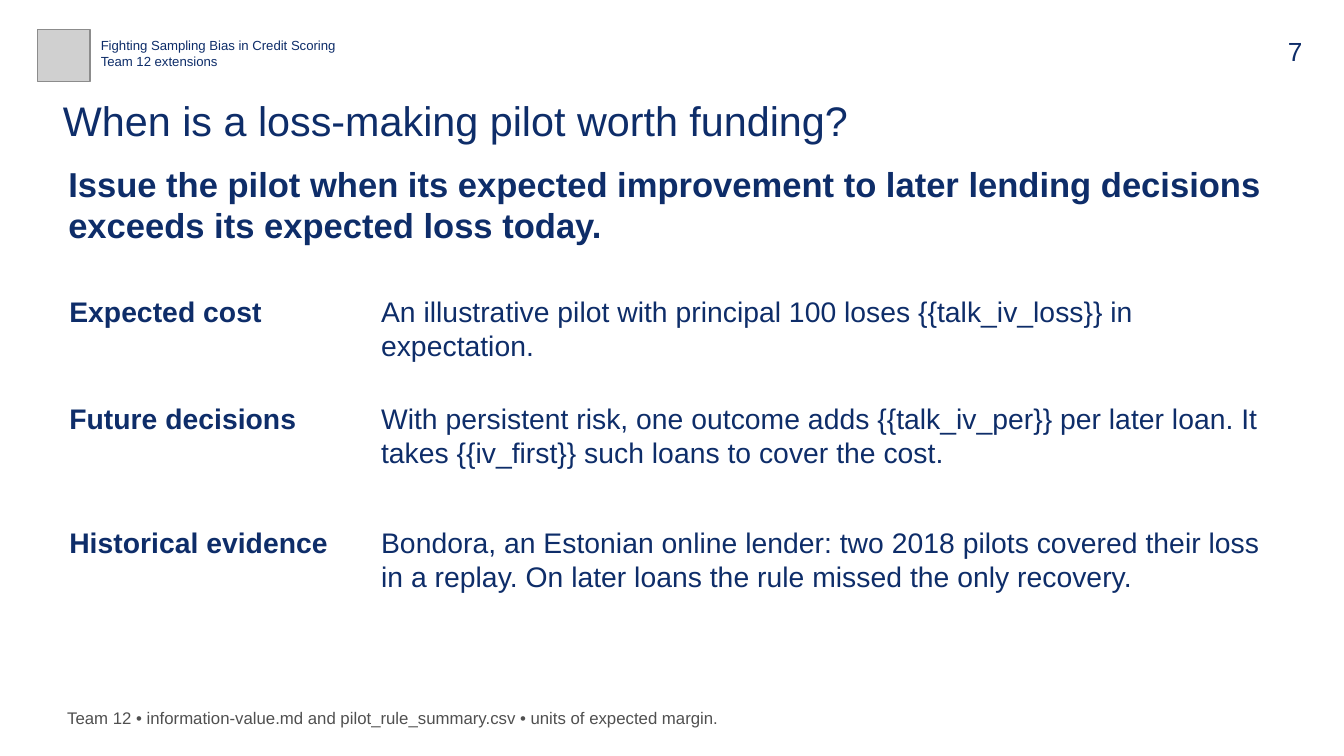
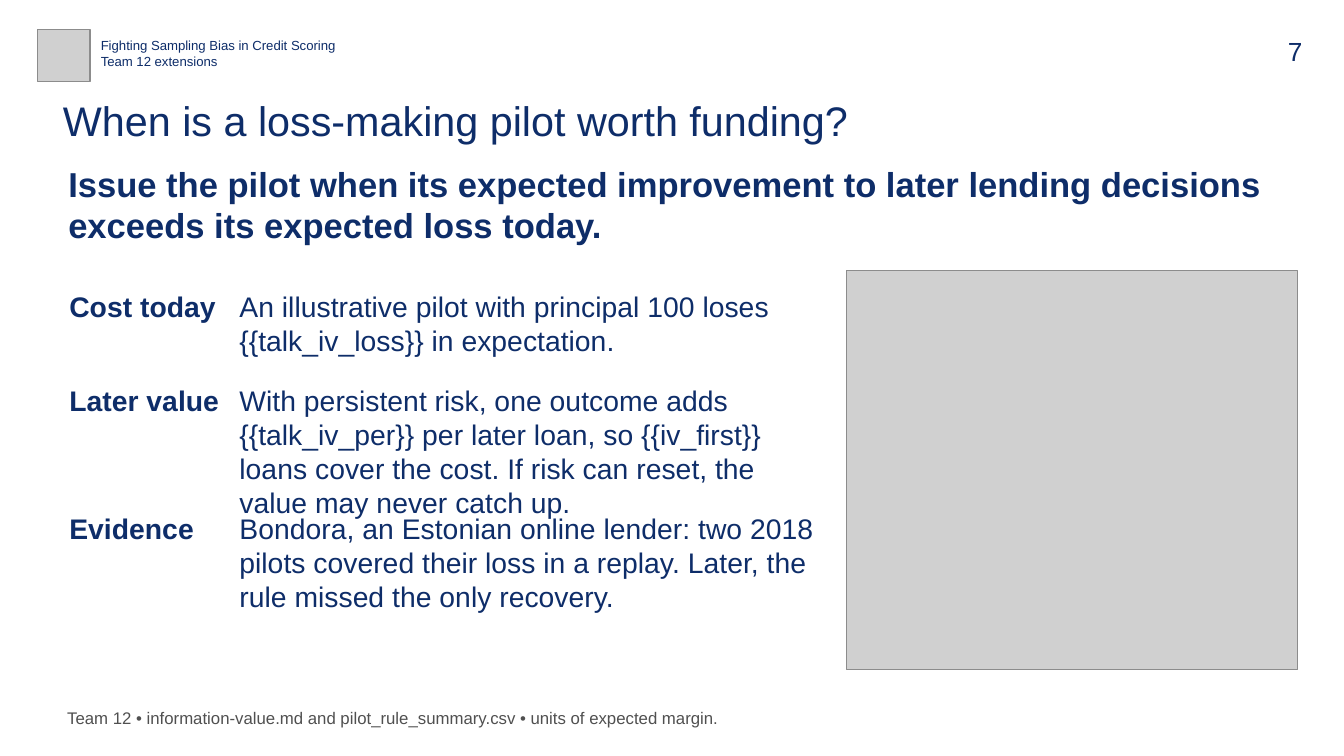
Before and after one commit to bigpurota/paper11, a slide deck: slide 7 of slides/talk-template.pptx. Drawn at 1344x756 pixels with LibreOffice and Linux fonts; fonts in the diff are those of the drawing; grey boxes stand for pictures. Boxes give left, top, right and bottom in pixels: in the first picture for what was removed or moved away, otherwise in the second. Text is boxed around its words. In the diff, an @@ line names an element or a change of style, - is before the commit and + after.

```diff
--- a/slides/talk-template.pptx
+++ b/slides/talk-template.pptx
@@ text at (x1=69, y1=296, x2=216, y2=322): text changed @@
-Expected cost
+Cost today
@@ text "An illustrative pilot with principal ..." rewrapped from (x1=381, y1=301, x2=1132, y2=362) to (x1=239, y1=296, x2=769, y2=356) @@
@@ picture added at (x1=847, y1=271, x2=1299, y2=670) @@
@@ text at (x1=69, y1=390, x2=218, y2=412): text changed @@
-Future decisions
+Later value
@@ text at (x1=239, y1=390, x2=761, y2=519): text changed @@
-With persistent risk, one outcome adds {{talk_iv_per}} per later loan. It takes {{iv_first}} such loans to cover the cost.
+With persistent risk, one outcome adds {{talk_iv_per}} per later loan, so {{iv_first}} loans cover the cost. If risk can reset, the value may never catch up.
@@ text at (x1=69, y1=518, x2=193, y2=540): text changed @@
-Historical evidence
+Evidence
@@ text at (x1=239, y1=517, x2=813, y2=613): text changed @@
-Bondora, an Estonian online lender: two 2018 pilots covered their loss in a replay. On later loans the rule missed the only recovery.
+Bondora, an Estonian online lender: two 2018 pilots covered their loss in a replay. Later, the rule missed the only recovery.
```
Also in this commit, not shown: 2 other slides changed, 10 other files.
